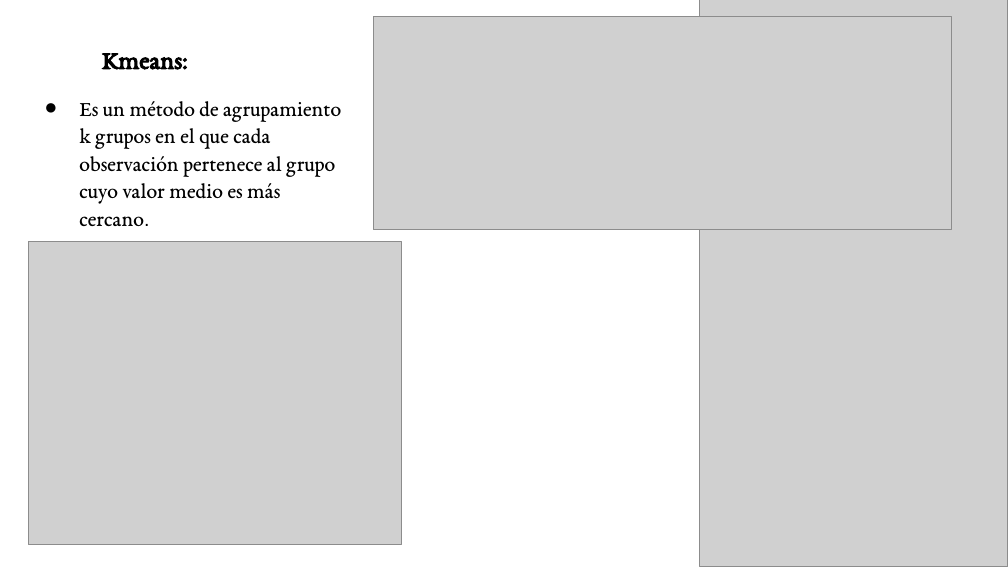
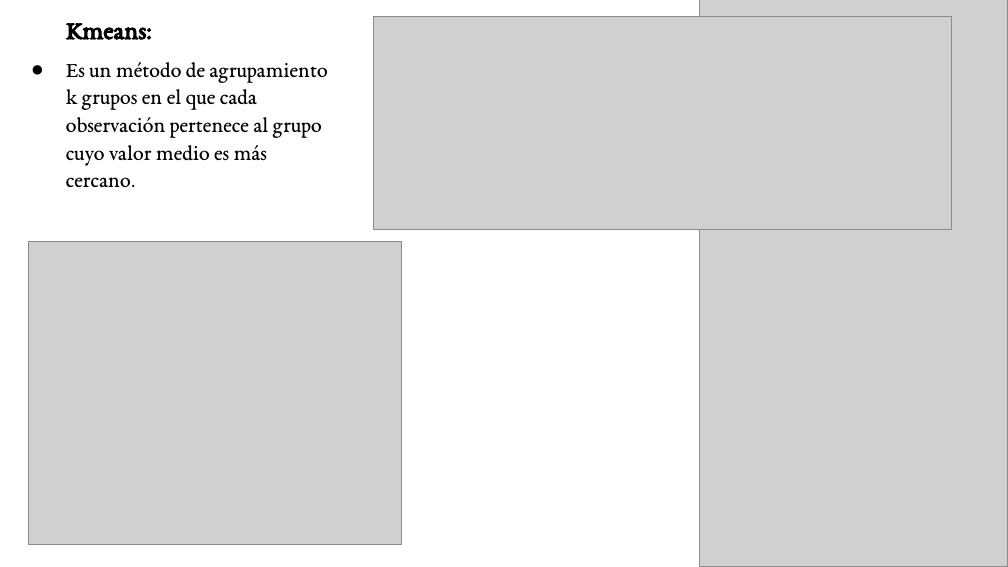
Before and after one commit to hfolo/DiploDatos2022, a slide deck: slide 13 of 00 - Mentoria - deteccion de fraude en pagos de tarjeta de credito/Presentación 2 Grupo 1.pptx (slide 14 before the commit). Drawn at 1008x567 pixels with LibreOffice and Linux fonts; fonts in the diff are those of the drawing; grey boxes stand for pictures. Boxes give left, top, right and bottom in pixels: in the first picture for what was removed or moved away, otherwise in the second. Text is boxed around its words. In the diff, an @@ line names an element or a change of style, - is before the commit and + after.

```diff
--- a/00 - Mentoria - deteccion de fraude en pagos de tarjeta de credito/Presentación 2 Grupo 1.pptx
+++ b/00 - Mentoria - deteccion de fraude en pagos de tarjeta de credito/Presentación 2 Grupo 1.pptx
@@ text "Kmeans:": place and size @@
-text "Kmeans:" at [102, 53, 188, 70]
+text "Kmeans:" at [66, 23, 152, 40]
@@ text "Es un método de agrupamiento ...": place and size @@
-text "Es un método de agrupamiento ..." at [79, 101, 341, 226]
+text "Es un método de agrupamiento ..." at [66, 62, 328, 187]
```
Also in this commit, not shown: 8 other slides changed, 1 slide added, 6 slides removed, 1 other file.
